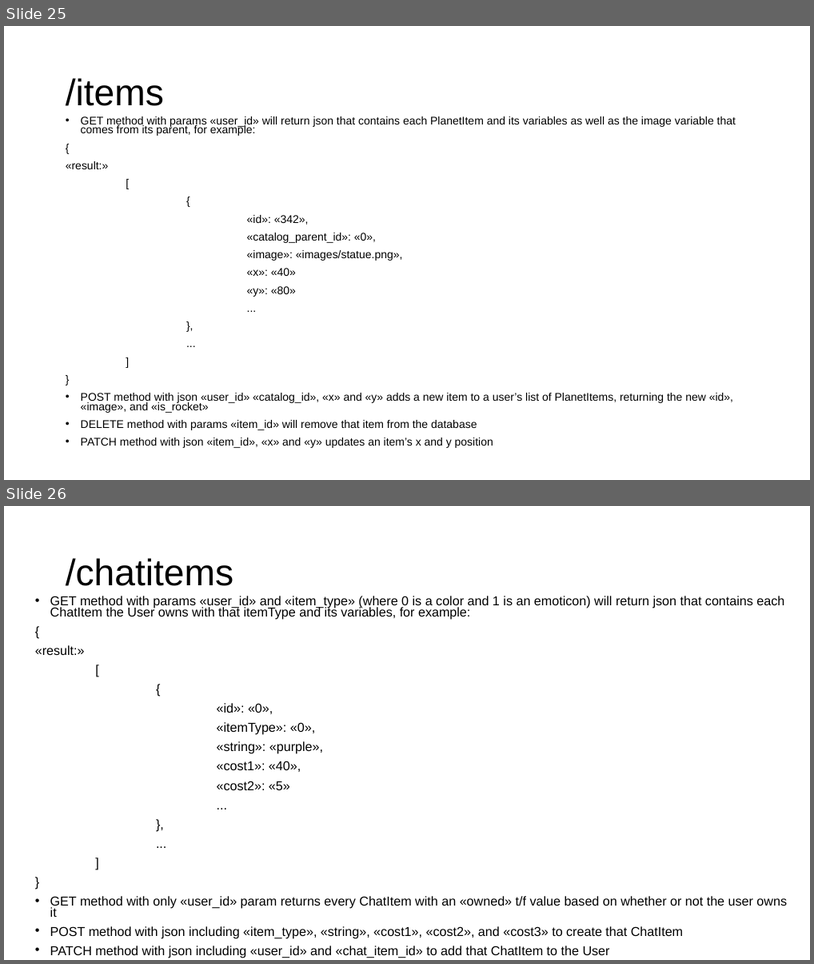
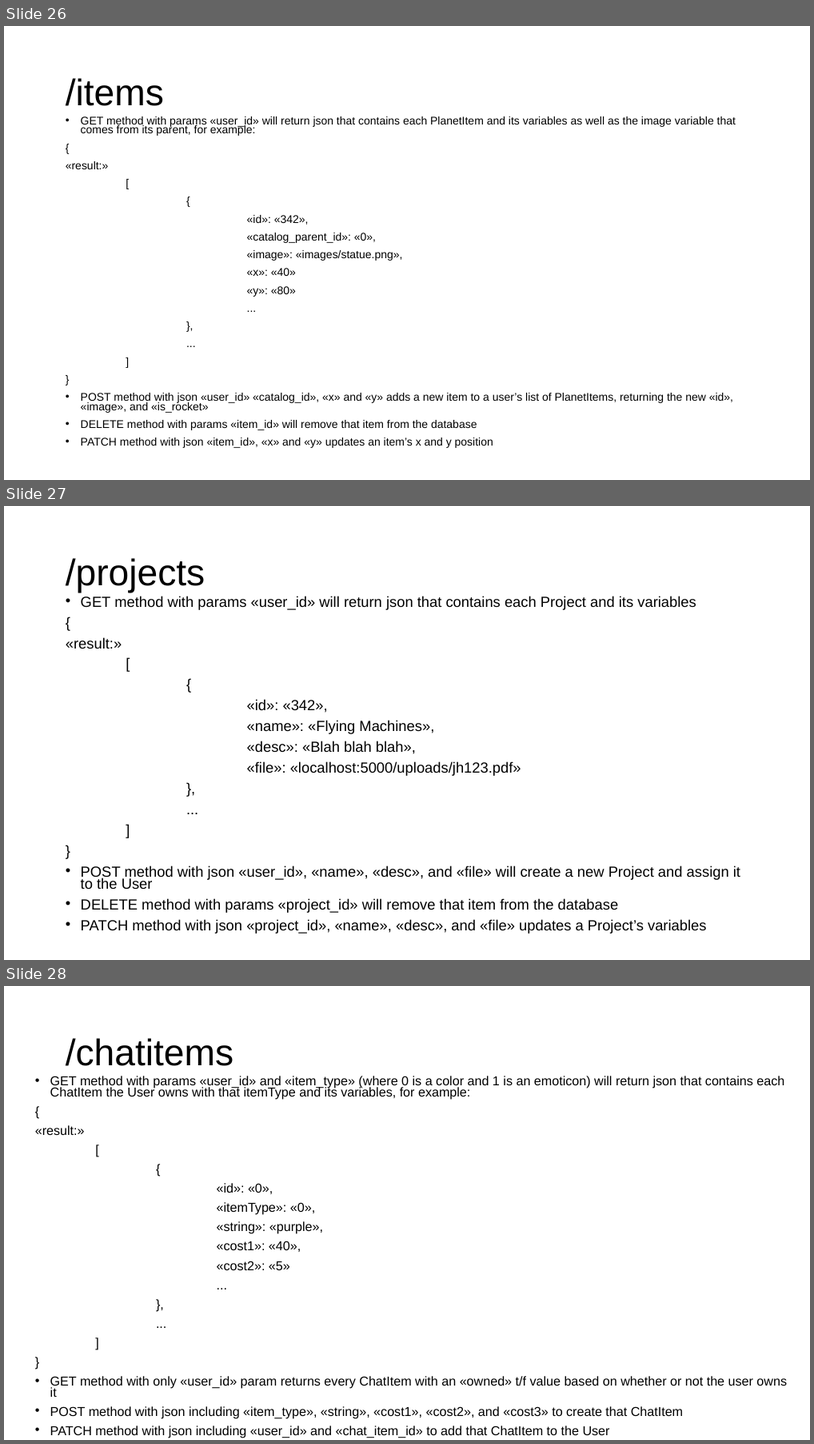
Before and after one commit to gmfk07/iu2018-backend, a slide deck: iu-spec-backend.pptx. Shown one above the other, each under a label of ours: slides 25 and 26 before the commit, slides 26, 27 and 28 after it. The pictures are 814x964 and 814x1444 pixels, drawn with LibreOffice and Linux fonts; fonts in the diff are those of the drawing. Boxes give left, top, right and bottom in pixels: in the first picture for what was removed or moved away, otherwise in the second. Text is boxed around its words. In the diff, an @@ line names an element or a change of style, - is before the commit and + after.

Commit message:
Added Projects, Updated Images

```diff
--- a/iu-spec-backend.pptx
+++ b/iu-spec-backend.pptx
@@ slide 27 added at (4,506,810,960), background #FFFFFF @@
@@ title added at (66,558,205,593), 44 pt, text #000000 @@
+/projects
@@ text added at (66,596,741,933), 17.5 pt, text #000000 @@
+• GET method with params «user_id» will return json that contains each Project and its variables
+{
+«result:»
+[
+{
+«id»: «342»,
+«name»: «Flying Machines»,
+«desc»: «Blah blah blah»,
+«file»: «localhost:5000/uploads/jh123.pdf»
+},
+...
+]
+}
+• POST method with json «user_id», «name», «desc», and «file» will create a new Project and assign it to the User
+• DELETE method with params «project_id» will remove that item from the database
+• PATCH method with json «project_id», «name», «desc», and «file» updates a Project’s variables
@@ what was slide 25 is now slide 26 @@
@@ what was slide 26 is now slide 28 @@
```
Also in this commit, not shown: 2 slides changed, 1 other slide added, 4 other files.
